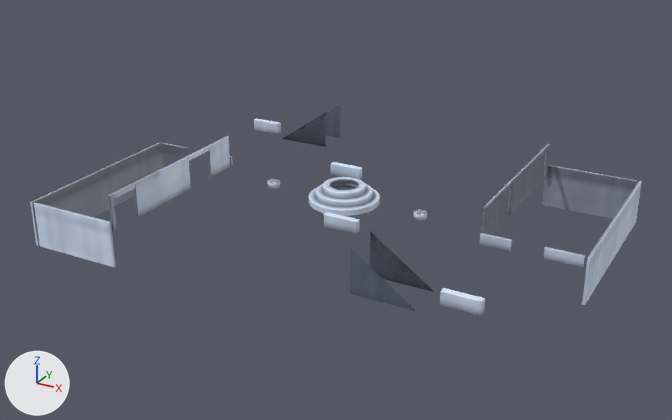
One commit to the glTF model crates/client/assets/models/pithead/pithead_blast.glb: the scene before it, then after it.
One viewpoint serves both versions: a 50 mm camera at (34.3, -63.8, 30.9) aimed at (-0.4, -0.7, -0.6). Arrows for +X, +Y and +Z are at lower left; the lights stay in place. The first picture is the older version. Vertices at exactly the same position are counted once.

Objects in the first picture: 'blast'.
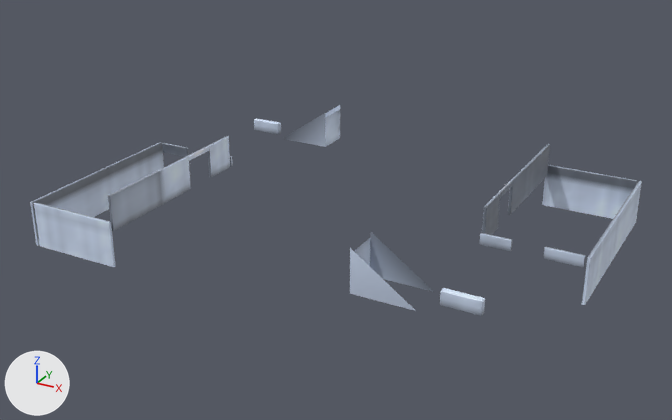
What differs and where, as boxes [x1, y1, x2, y2] in the pictures (672 x 420 px; the box of a moved part takes in the faces that stretch with it):
```json
{"part": 1, "of": "me_blast", "change": "deleted", "before": [309, 177, 380, 216]}
{"part": 2, "of": "me_blast", "change": "deleted", "before": [267, 179, 280, 188]}
{"part": 3, "of": "me_blast", "change": "deleted", "before": [413, 209, 427, 220]}
{"part": 4, "of": "me_blast", "change": "deleted", "before": [324, 212, 360, 234]}
{"part": 5, "of": "me_blast", "change": "deleted", "before": [331, 162, 362, 180]}
{"part": 6, "of": "me_blast", "change": "moved or reshaped", "before": [109, 159, 186, 231], "after": [109, 159, 186, 231]}
{"part": 7, "of": "me_blast", "change": "built on", "before": [350, 231, 434, 311], "after": [354, 238, 370, 266]}
{"part": 8, "of": "me_blast", "change": "built on", "before": [282, 105, 340, 146], "after": [325, 110, 340, 146]}
{"part": 9, "of": "me_blast", "change": "recoloured", "before": [47, 114, 634, 305], "after": [47, 114, 634, 305]}
```

Scene script edits in JSON lines:
```json
{"block": "me_blast", "where": "# used by ob_blast; location = (0.0, 0.0, 0.0)"}
{"op": "remove", "block": "me_blast", "code": "me_blast.from_pydata(...)  # 3680 vertices, 6616 faces; spans x -21.4..21.4, y -14.4..14.4, z -3.0..3.5"}
{"op": "add", "block": "me_blast", "code": "me_blast.from_pydata(...)  # 2568 vertices, 4636 faces; spans x -21.4..21.4, y -14.4..14.4, z -3.0..3.5"}
{"block": "me_blast", "change": "me_blast part 1: the loose piece of 624 vertices spanning x -3.0..3.0, y -3.0..3.0, z 0.0..1.5 is deleted"}
{"block": "me_blast", "change": "me_blast part 2: the loose piece of 100 vertices spanning x -7.6..-6.4, y -0.6..0.6, z 0.0..0.5 is deleted"}
{"block": "me_blast", "change": "me_blast part 3: the loose piece of 100 vertices spanning x 6.4..7.6, y -0.6..0.6, z 0.0..0.5 is deleted"}
{"block": "me_blast", "change": "me_blast part 4: the loose piece of 60 vertices spanning x 1.0..4.0, y -5.3..-4.8, z 0.0..1.1 is deleted"}
{"block": "me_blast", "change": "me_blast part 5: the loose piece of 60 vertices spanning x -4.0..-1.0, y 4.8..5.3, z 0.0..1.1 is deleted"}
{"block": "me_blast", "change": "me_blast part 6: 150 vertices moved from x -13.2..-13.0, y -13.6..-5.4, z 0.0..3.0 to x -13.2..-13.0, y -13.3..-5.4, z 0.0..3.0; 49 vertices removed from x -13.2..-13.0, y -13.6..-6.8, z 2.6..3.0; 35 vertices added at x -13.2..-13.0, y -13.3..-6.7, z 0.0..3.0"}
{"block": "me_blast", "change": "me_blast part 7: 104 vertices removed from x 8.0..12.4, y -14.0..-11.0, z 0.0..3.1; 34 vertices added at x 8.0, y -14.0..-11.0, z 0.0..3.0"}
{"block": "me_blast", "change": "me_blast part 8: 104 vertices removed from x -12.4..-8.0, y 11.0..14.0, z 0.0..3.1; 34 vertices added at x -8.0, y 11.0..14.0, z 0.0..3.0"}
{"block": "me_blast", "change": "me_blast part 9: 1402 kept faces spanning x -21.4..21.4, y -14.4..14.4, z -3.0..3.5 get new vertex colours"}
{"block": "me_blast", "change": "other edits to the shape of me_blast do not show in these pictures"}
```
